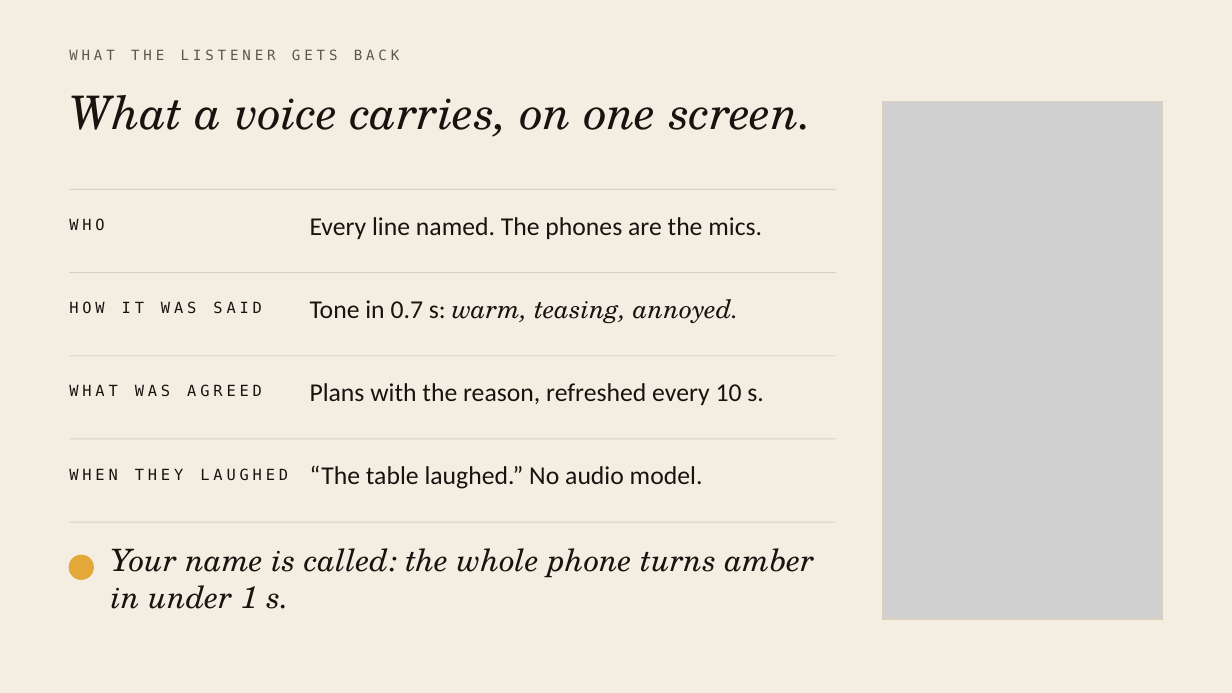
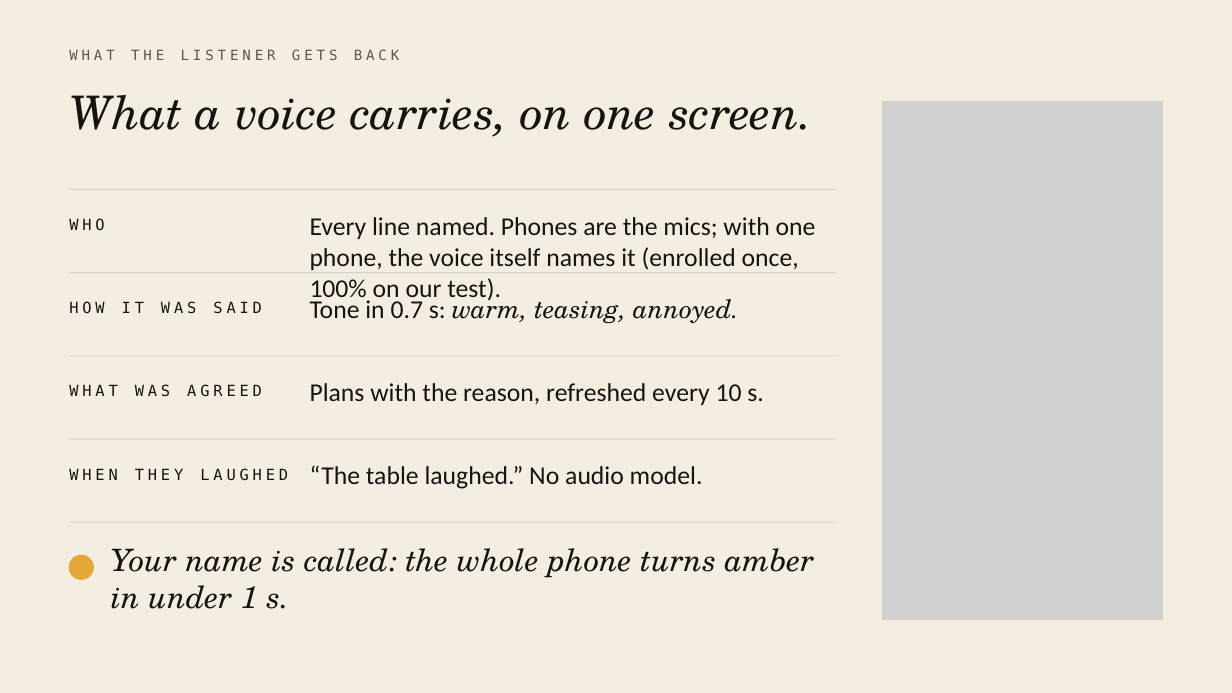
Before and after one commit to laqostine/one-at-a-time, a slide deck: slide 5 of pitch/I-Missed-That-BAINSA.pptx. Drawn at 1232x693 pixels with LibreOffice and Linux fonts; fonts in the diff are those of the drawing; grey boxes stand for pictures. Boxes give left, top, right and bottom in pixels: in the first picture for what was removed or moved away, otherwise in the second. Text is boxed around its words. In the diff, an @@ line names an element or a change of style, - is before the commit and + after.

Commit message:
pptx: voice fingerprint line

```diff
--- a/pitch/I-Missed-That-BAINSA.pptx
+++ b/pitch/I-Missed-That-BAINSA.pptx
@@ text at box(310, 217, 816, 303): text changed @@
-Every line named. The phones are the mics.
+Every line named. Phones are the mics; with one phone, the voice itself names it (enrolled once, 100% on our test).
```
Also in this commit, not shown: 3 other files.
